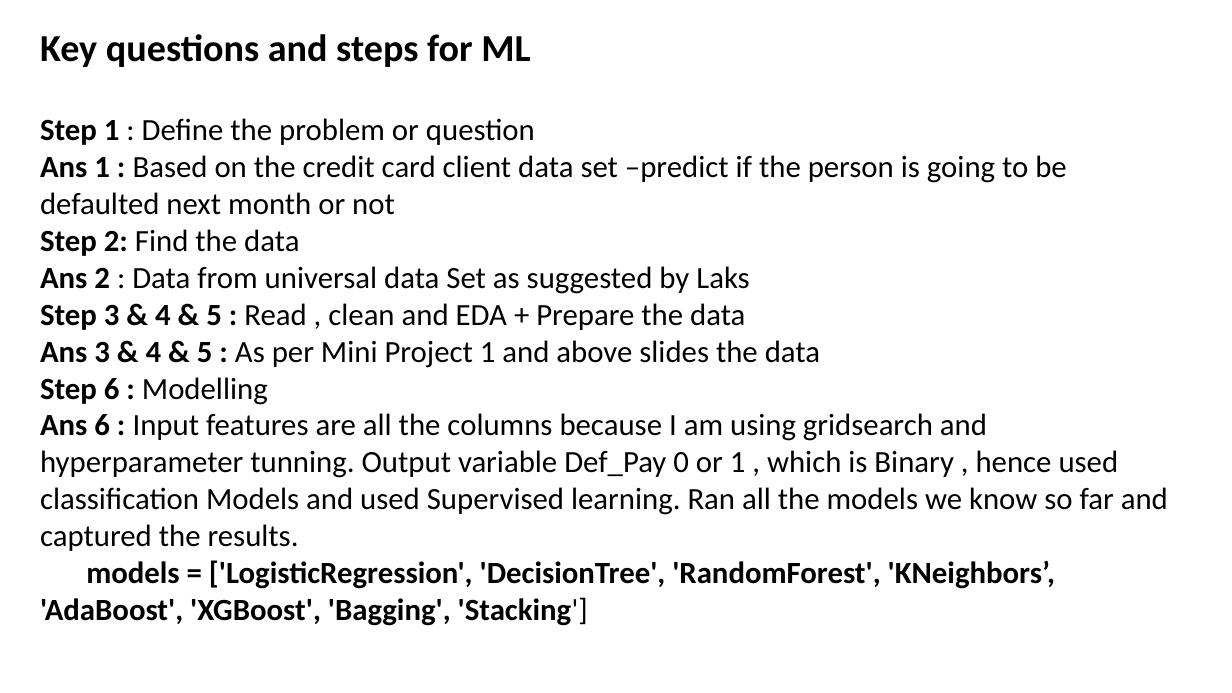
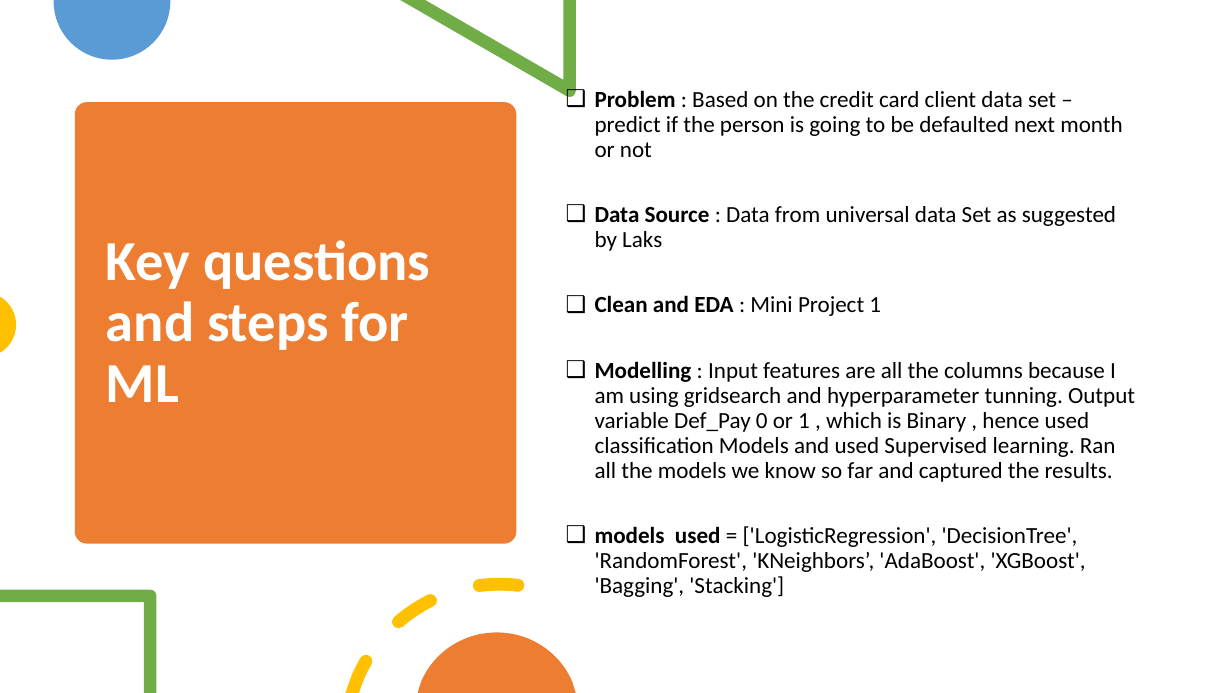
Before and after one commit to pragyanandan/mini-Project-2-ML, a slide deck: slide 13 of Mini-Project.pptx. Drawn at 1232x693 pixels with LibreOffice and Linux fonts; fonts in the diff are those of the drawing. Boxes give left, top, right and bottom in pixels: in the first picture for what was removed or moved away, otherwise in the second. Text is boxed around its words. In the diff, an @@ line names an element or a change of style, - is before the commit and + after.

Commit message:
final-ppt

```diff
--- a/Mini-Project.pptx
+++ b/Mini-Project.pptx
@@ freeform shape added at [54,0,170,60], fill #5B9BD5 @@
@@ freeform shape added at [400,0,576,97], fill #70AD47 @@
@@ rounded rectangle added at [75,103,517,544], fill #ED7D31 @@
@@ text "Key questions and steps for ...": place and size @@
-text "Key questions and steps for ..." at [40,34,530,67]
+text "Key questions and steps for ..." at [106,240,430,402]
@@ text "Key questions and steps for ..." at [106,240,430,402]: size 29.7 to 44 pt, text colour #000000 to #FFFFFF; line spacing 0.7 to 0.9; more space between paragraphs; vertical alignment bottom to middle @@
@@ text at [595,90,1135,597]: text changed; size 24 to 18 pt @@
-Step 1 : Define the problem or question
-Ans 1 : Based on the credit card client data set –predict if the person is going to be defaulted next month or not
-Step 2: Find the data
-Ans 2 : Data from universal data Set as suggested by Laks
-Step 3 & 4 & 5 : Read , clean and EDA + Prepare the data
-Ans 3 & 4 & 5 : As per Mini Project 1 and above slides the data
-Step 6 : Modelling
-Ans 6 : Input features are all the columns because I am using gridsearch and hyperparameter tunning. Output variable Def_Pay 0 or 1 , which is Binary , hence used classification Models and used Supervised learning. Ran all the models we know so far and captured the results.
-models = ['LogisticRegression', 'DecisionTree', 'RandomForest', 'KNeighbors’, 'AdaBoost', 'XGBoost', 'Bagging', 'Stacking']
+❑ Problem : Based on the credit card client data set –predict if the person is going to be defaulted next month or not
+❑ Data Source : Data from universal data Set as suggested by Laks
+❑ Clean and EDA : Mini Project 1
+❑ Modelling : Input features are all the columns because I am using gridsearch and hyperparameter tunning. Output variable Def_Pay 0 or 1 , which is Binary , hence used classification Models and used Supervised learning. Ran all the models we know so far and captured the results.
+❑ models used = ['LogisticRegression', 'DecisionTree', 'RandomForest', 'KNeighbors’, 'AdaBoost', 'XGBoost', 'Bagging', 'Stacking']
@@ freeform shape added at [0,297,16,352], fill #FFC000 @@
@@ freeform shape added at [0,590,156,693], fill #70AD47 @@
@@ freeform shape added at [346,578,525,693], fill #FFC000 @@
@@ freeform shape added at [418,632,576,693], fill #ED7D31 @@
```
Also in this commit, not shown: 12 other slides changed, 11 slides added, 1 slide removed, 2 other files.
